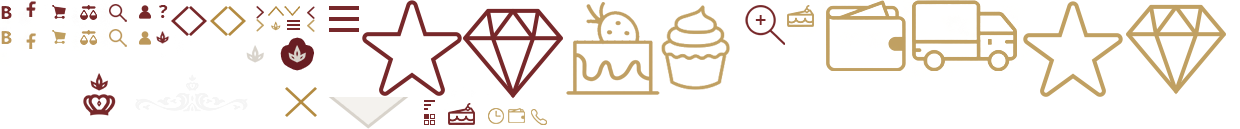
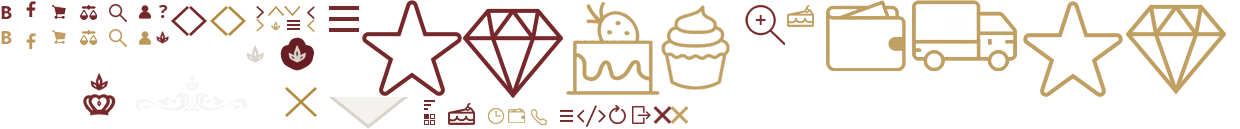
Comparing the layer stacks of the two 1240 × 129 images. Changes:
added layer "Слой 41" above "Слой 37" over (632, 106, 651, 124)
added layer "Слой 37" above "Слой 36" over (609, 105, 626, 124)
added layer "Слой 36" above "Фигура 49 копия 4" over (577, 105, 606, 127)
added layer "Фигура 49 копия 4" above "Слой 29" over (560, 110, 573, 122)
added layer "Фигура 44 копия" (1st of 2) above "Фигура 44 копия" over (670, 105, 689, 125)
added layer "Фигура 44 копия" (2nd of 2) above "Слой 2 (копия)" over (653, 105, 672, 125)
